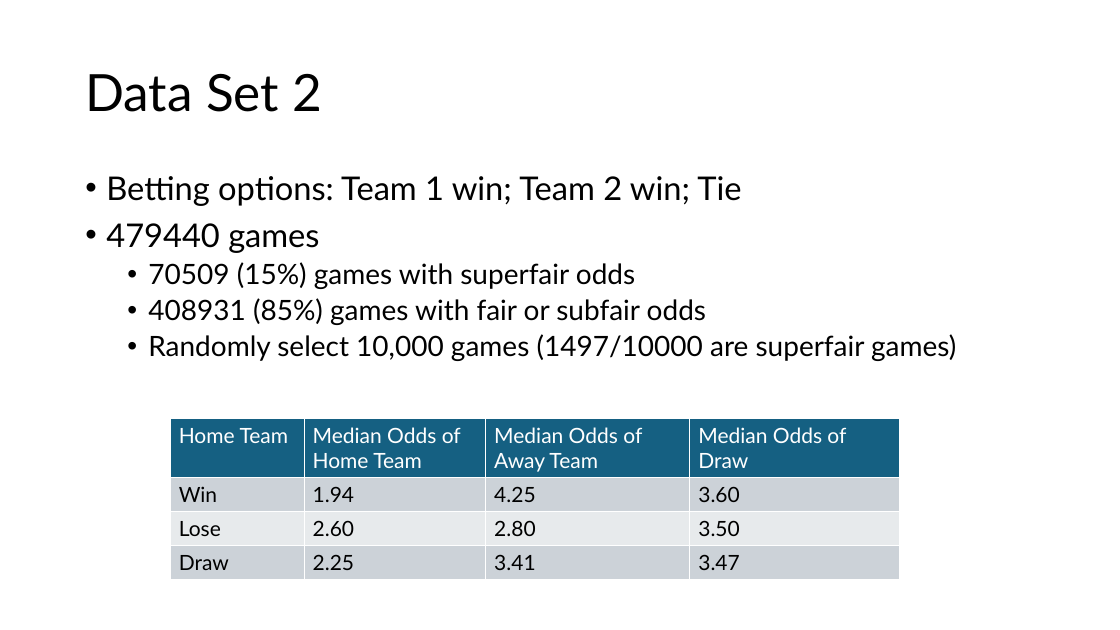
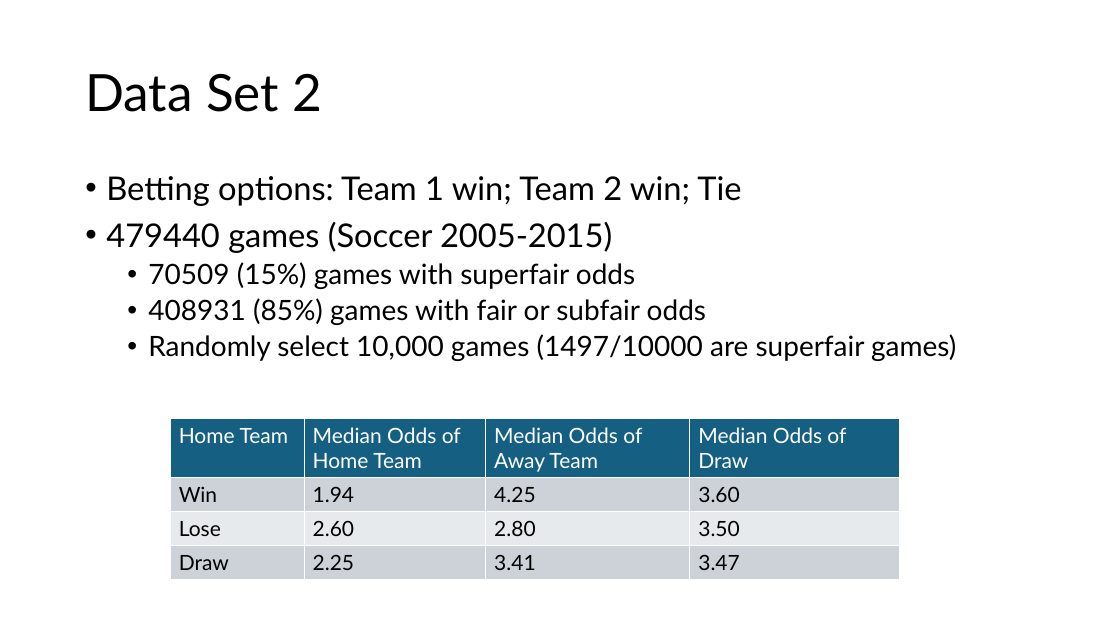
Before and after one commit to alepigna12/stats_bets, a slide deck: slide 24 of presentation/sports_betting_term4.pptx (slide 23 before the commit). Drawn at 1120x630 pixels with LibreOffice and Linux fonts; fonts in the diff are those of the drawing. Boxes give left, top, right and bottom in pixels: in the first picture for what was removed or moved away, otherwise in the second. Text is boxed around its words. In the diff, an @@ line names an element or a change of style, - is before the commit and + after.

```diff
--- a/presentation/sports_betting_term4.pptx
+++ b/presentation/sports_betting_term4.pptx
@@ text at <box>106,222,612,253</box>: text changed @@
-• 479440 games
+• 479440 games (Soccer 2005-2015)
```
Also in this commit, not shown: 2 other slides changed, 2 slides added, 1 other file.
